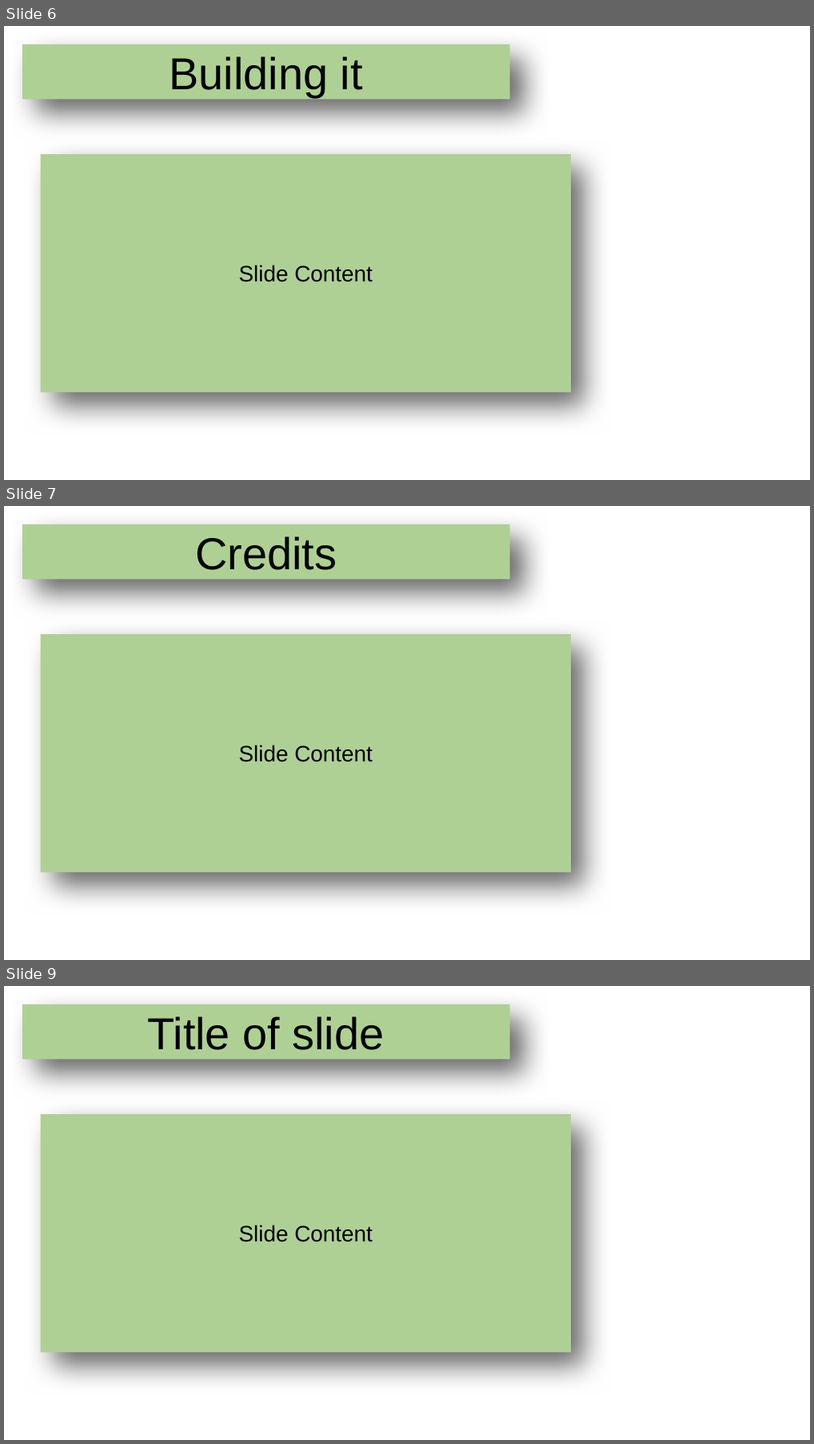
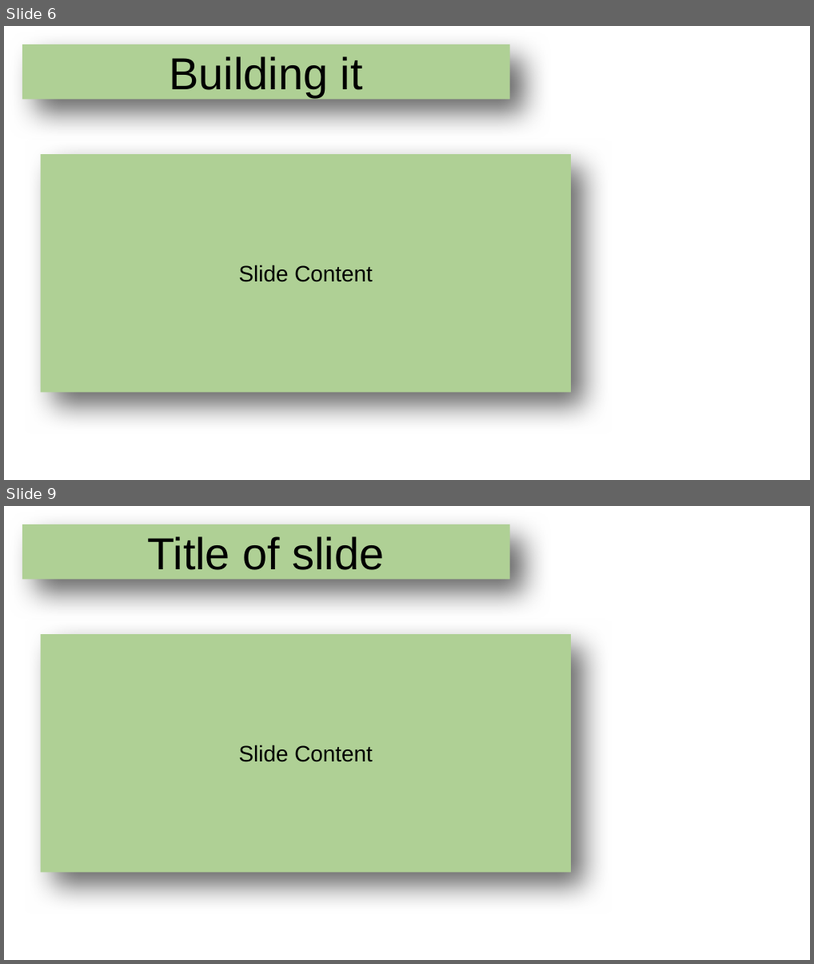
Before and after one commit to echoofskyz/ugrproj, a slide deck: docs/presentation.odp. Shown one above the other, each under a label of ours: slides 6, 7 and 9 before the commit, slides 6 and 9 after it; the slides between them are not shown. The pictures are 814x1444 and 814x964 pixels, drawn with LibreOffice and Linux fonts; fonts in the diff are those of the drawing; background and template pictures are left out. Boxes give left, top, right and bottom in pixels: in the first picture for what was removed or moved away, otherwise in the second. Text is boxed around its words. In the diff, an @@ line names an element or a change of style, - is before the commit and + after.

```diff
--- a/docs/presentation.odp
+++ b/docs/presentation.odp
@@ slide 7 removed at (x1=4, y1=506, x2=810, y2=960), background picture (left out) @@
@@ title removed at (x1=22, y1=524, x2=510, y2=579) @@
-Credits
@@ title removed at (x1=41, y1=634, x2=571, y2=872) @@
-Slide Content
```
Also in this commit, not shown: 3 slides changed, 3 slides added, 2 other slides removed.
